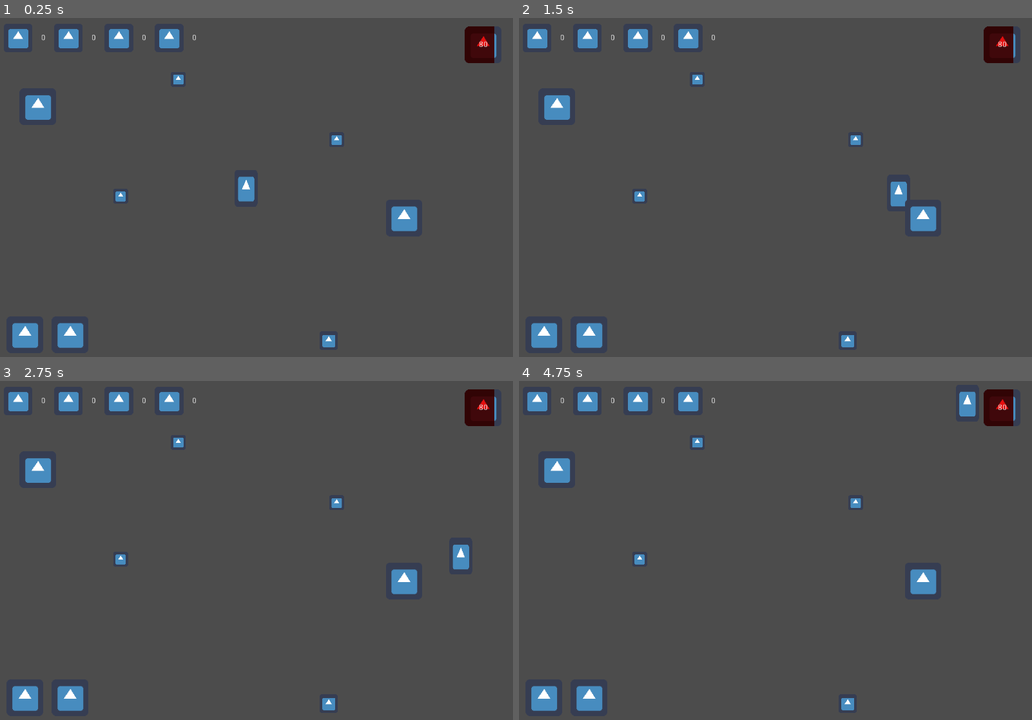
Above: before the commit, frames 1-4 (two rows, left to right).
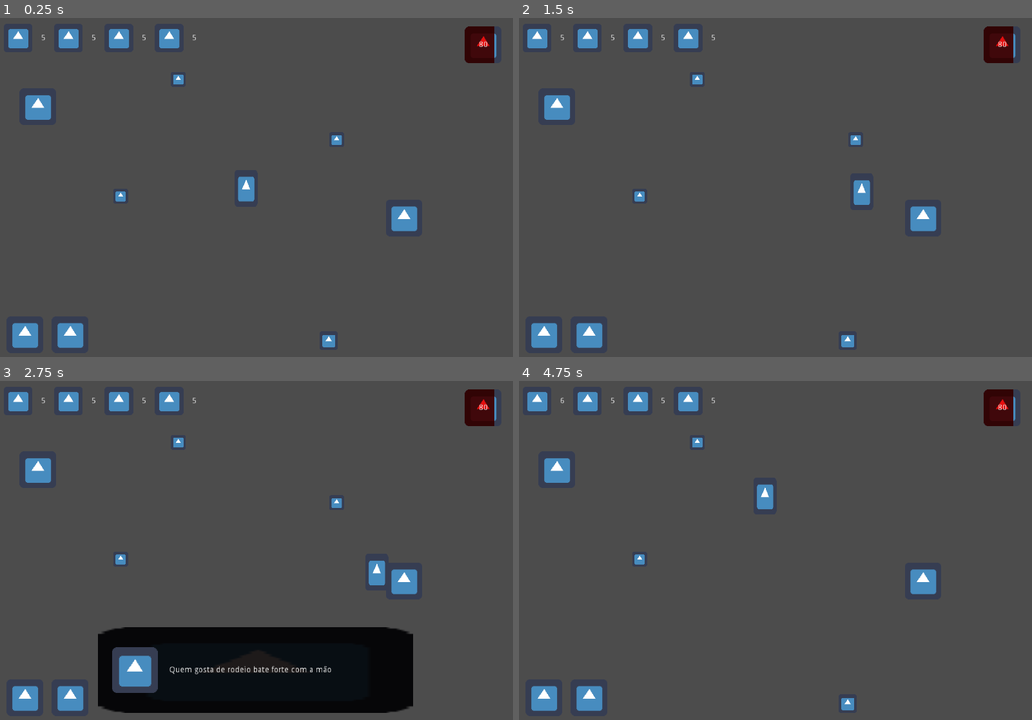
Above: after the commit, the same moments.

Repository: guimafelipe/recycle
Game: Godot game, scene res://Scenes/Teste.tscn
Two runs of this game, one before a commit and one after it. Both use one fixed random seed, a clock stepped at 60 frames per second and the inputs below. The engine's default icon, where the game draws it, is replaced by a stand-in: a white triangle on a blue panel in a dark square.
Inputs (mouse positions are in pixels of both pictures, inside the frame that each line leads up to):
- Up to frame 1 (0.25 s): no input
- Up to frame 2 (1.5 s): tap Enter (ui_accept) at 0.5 s; move the mouse to (888, 173) at 0.52 s; hold D (move_right) 0.53-1.28 s; hold Enter (ui_accept) 0.53-1.28 s; move the mouse to (672, 207) at 1.27 s; hold S (move_down) from 1.28 s (still down); tap E (interact) at 1.35 s
- Up to frame 3 (2.75 s): tap Enter (ui_accept) at 1.52, 1.55, 1.82 s; move the mouse to (307, 475) at 2.02 s; release S (move_down) at 2.03 s; hold D (move_right) from 2.03 s (still down); hold Enter (ui_accept) from 2.03 s (still down)
- Up to frame 4 (4.75 s): move the mouse to (749, 621) at 2.77 s; release D (move_right) at 2.78 s; release Enter (ui_accept) at 2.78 s; hold W (move_up) 2.78-3.53 s; tap E (interact) at 2.85, 4.35 s; tap Enter (ui_accept) at 3.02, 3.05, 3.32, 4.52, 4.55 s; move the mouse to (929, 604) at 3.52 s; hold Enter (ui_accept) 3.53-4.28 s; hold A (move_left) from 3.53 s (still down); move the mouse to (621, 499) at 4.27 s

The runs differ from the first frame. In frame 1, less than 0.1% of the frame differs, in the area x 8-39%, y 4-7%; in frame 2, 0.5%; in frame 3, 15%, in the area x 8-92%, y 4-98%; in frame 4, 0.6%.

Commit message:
adding item implementation

Diff:
--- a/Items/AmuletoDaRessurreição.tres
+++ b/Items/AmuletoDaRessurreição.tres
@@ -7,6 +7,7 @@
 nome = "Amuleto da Ressurreição"
 descricao = "Será que funciona mesmo? Tenho medo de testar."
 id = 14
+tipo = 0
 recursos = {
 0: 0,
 1: 0,
--- a/Items/ArmadilhaDeCaca.tres
+++ b/Items/ArmadilhaDeCaca.tres
@@ -7,6 +7,7 @@
 nome = "Armadilha de Caça"
 descricao = "Sorte que esses monstros são feitos de lixo. Eu não usaria isso em um animalzinho de verdade."
 id = 0
+tipo = 0
 recursos = {
 0: 0,
 1: 0,
--- a/Items/Baldinho.tres
+++ b/Items/Baldinho/Baldinho.tres
@@ -1,7 +1,8 @@
-[gd_resource type="Resource" load_steps=3 format=2]
+[gd_resource type="Resource" load_steps=4 format=2]
 
 [ext_resource path="res://Items/Item.gd" type="Script" id=1]
 [ext_resource path="res://icon.png" type="Texture" id=2]
+[ext_resource path="res://Items/Baldinho/BaldinhoImp.tres" type="Resource" id=3]
 
 [resource]
 script = ExtResource( 1 )
@@ -9,6 +10,8 @@
 nome = "Baldinho de Praia"
 descricao = "Baldinho simples de praia."
 id = 4
+tipo = 0
+implementation = ExtResource( 3 )
 recursos = {
 0: 0,
 1: 3,
--- /dev/null
+++ b/Items/Baldinho/BaldinhoImp.gd
@@ -0,0 +1,8 @@
+extends ItemImplementation
+class_name BaldinhoImp
+
+func on_craft(player_state : PlayerState):
+	player_state.tem_baldinho = true
+
+func on_recycle(player_state : PlayerState):
+	player_state.tem_baldinho = false
--- /dev/null
+++ b/Items/Baldinho/BaldinhoImp.tres
@@ -0,0 +1,6 @@
+[gd_resource type="Resource" load_steps=2 format=2]
+
+[ext_resource path="res://Items/Baldinho/BaldinhoImp.gd" type="Script" id=1]
+
+[resource]
+script = ExtResource( 1 )
--- a/Items/Bussola.tres
+++ b/Items/Bussola.tres
@@ -1,7 +1,8 @@
-[gd_resource type="Resource" load_steps=3 format=2]
+[gd_resource type="Resource" load_steps=4 format=2]
 
 [ext_resource path="res://Items/Item.gd" type="Script" id=1]
 [ext_resource path="res://icon.png" type="Texture" id=2]
+[ext_resource path="res://Items/Baldinho/BaldinhoImp.gd" type="Script" id=3]
 
 [resource]
 script = ExtResource( 1 )
@@ -9,6 +10,8 @@
 nome = "Bussola"
 descricao = "Uma bússola improvisada e funcional."
 id = 3
+tipo = 0
+implementation = ExtResource( 3 )
 recursos = {
 0: 1,
 1: 2,
--- a/Items/EspadaDoReiDesnutrido.tres
+++ b/Items/EspadaDoReiDesnutrido.tres
@@ -9,6 +9,7 @@
 nome = "Expada do Rei Desnutrido"
 descricao = "O Rei desnutrido não conseguia mais carregar sua espada."
 id = 0
+tipo = 0
 recursos = {
 0: 0,
 1: 2,
--- a/Items/Estilingue.tres
+++ b/Items/Estilingue.tres
@@ -7,6 +7,7 @@
 nome = "Estilingue"
 descricao = "Pode não parecer, mas alcança grandes distâncias."
 id = 9
+tipo = 0
 recursos = {
 0: 0,
 1: 0,
--- a/Items/Item.gd
+++ b/Items/Item.gd
@@ -5,6 +5,10 @@
 export(String, MULTILINE) var nome
 export(String, MULTILINE) var descricao
 export(int) var id
+
+export(Enums.Tipo) var tipo
+
+export(Resource) var implementation = implementation as ItemImplementation
 
 export(Dictionary) var recursos = {
 	Enums.RecursoTipo.PAPEL : 0,
@@ -29,12 +33,18 @@
 	player_state.recursos[Enums.RecursoTipo.METAL] -= recursos[Enums.RecursoTipo.METAL]
 	player_state.recursos[Enums.RecursoTipo.VIDRO] -= recursos[Enums.RecursoTipo.VIDRO]
 
+	if implementation:
+		implementation.on_craft(player_state)
+
 
 func do_recycle(player_state : PlayerState) -> void:
 	player_state.recursos[Enums.RecursoTipo.PAPEL] += recycle[Enums.RecursoTipo.PAPEL]
 	player_state.recursos[Enums.RecursoTipo.PLASTICO] += recycle[Enums.RecursoTipo.PLASTICO]
 	player_state.recursos[Enums.RecursoTipo.METAL] += recycle[Enums.RecursoTipo.METAL]
 	player_state.recursos[Enums.RecursoTipo.VIDRO] += recycle[Enums.RecursoTipo.VIDRO]
+
+	if implementation:
+		implementation.on_recycle(player_state)
 
 
 func can_craft(player_state : PlayerState) -> bool:
--- /dev/null
+++ b/Items/ItemImplementation.gd
@@ -0,0 +1,8 @@
+extends Resource
+class_name ItemImplementation
+
+func on_craft(player_state : PlayerState):
+	pass
+
+func on_recycle(player_state : PlayerState):
+	pass
--- a/Items/Lanca.tres
+++ b/Items/Lanca.tres
@@ -8,6 +8,7 @@
 descricao = "Com isso posso cutucar os montros de mais longe.
 Mas é melhor evitar dragões adormecidos."
 id = 0
+tipo = 0
 recursos = {
 0: 0,
 1: 0,
--- a/Items/Manopla.tres
+++ b/Items/Manopla.tres
@@ -7,6 +7,7 @@
 nome = "Manopla do Rei Desnutrido"
 descricao = "Uma manopla pesada e ameaçadora. Deve ser por isso que o Rei não conseguia comer."
 id = 11
+tipo = 0
 recursos = {
 0: 0,
 1: 0,
--- a/Items/Mapa.tres
+++ b/Items/Mapa.tres
@@ -9,6 +9,7 @@
 nome = "Mapinha"
 descricao = "Um mapa improvisado,"
 id = 2
+tipo = 0
 recursos = {
 0: 2,
 1: 0,
--- a/Items/Oculos.tres
+++ b/Items/Oculos.tres
@@ -9,6 +9,7 @@
 nome = "Óculos do seu grau"
 descricao = "Um óculos feito de material reciclado!"
 id = 1
+tipo = 0
 recursos = {
 0: 0,
 1: 3,
--- a/Items/PegadorDeFrutas.tres
+++ b/Items/PegadorDeFrutas.tres
@@ -7,6 +7,7 @@
 nome = "Pegador de frutas"
 descricao = "Uma haste longa com uma redinha na ponta. Perfeita para alcançar a copa das árvores."
 id = 6
+tipo = 0
 recursos = {
 0: 0,
 1: 0,
--- a/Items/Ponte.tres
+++ b/Items/Ponte.tres
@@ -7,6 +7,7 @@
 nome = "Ponte"
 descricao = "É, uma ponte. Deve ser útil em uma ilha desconhecida."
 id = 12
+tipo = 0
 recursos = {
 0: 0,
 1: 0,
--- a/Items/RedeDeArremesso.tres
+++ b/Items/RedeDeArremesso.tres
@@ -7,6 +7,7 @@
 nome = "Rede de Arremesso"
 descricao = "Ótima para frear o avanço de monstros. Só não deixe chegar ao mar."
 id = 5
+tipo = 0
 recursos = {
 0: 0,
 1: 0,
--- a/Items/SapatosDeCorrida.tres
+++ b/Items/SapatosDeCorrida.tres
@@ -7,6 +7,7 @@
 nome = "Sapatos de Corrida"
 descricao = "Parecem bem velozes."
 id = 8
+tipo = 0
 recursos = {
 0: 0,
 1: 0,
--- a/Scenes/Amdre/Amdre.gd
+++ b/Scenes/Amdre/Amdre.gd
@@ -2,10 +2,6 @@
 class_name Amdre
 
 export(Resource) var player_state = player_state as PlayerState
-
-export(float) var MAX_SPEED = 300
-export(float) var ACCELERATION = 400
-export(float) var FRICTION = 500
 
 var to_interact = null
 
@@ -13,6 +9,7 @@
 
 func _ready():
 	pass
+
 
 func _physics_process(delta):
 	if player_state.game_state == Enums.GameState.FREE:
@@ -33,9 +30,9 @@
 	var input_vector = Vector2(dx, dy).normalized()
 
 	if input_vector != Vector2.ZERO:
-		velocity = velocity.move_toward(input_vector * MAX_SPEED, ACCELERATION * delta)
+		velocity = velocity.move_toward(input_vector * player_state.MAX_SPEED, player_state.ACCELERATION * delta)
 	else:
-		velocity = velocity.move_toward(Vector2.ZERO, FRICTION*delta)
+		velocity = velocity.move_toward(Vector2.ZERO, player_state.FRICTION*delta)
 
 	velocity = move_and_slide(velocity)
 
--- a/Scenes/Amdre/Amdre.tscn
+++ b/Scenes/Amdre/Amdre.tscn
@@ -11,7 +11,6 @@
 [node name="Amdre" type="KinematicBody2D"]
 script = ExtResource( 1 )
 player_state = ExtResource( 3 )
-FRICTION = 900.0
 
 [node name="CollisionShape2D" type="CollisionShape2D" parent="."]
 shape = SubResource( 1 )
@@ -20,5 +19,3 @@
 position = Vector2( -4.76837e-07, 0 )
 scale = Vector2( 0.631299, 1 )
 texture = ExtResource( 2 )
-
-[node name="Items" type="Node" parent="."]
--- a/Scenes/Inimigos/Tatu.gd
+++ b/Scenes/Inimigos/Tatu.gd
@@ -43,8 +43,6 @@
 		$BouncingTimer.set_paused(true)
 		$RecuperandoTimer.set_paused(true)
 		return
-
-	print(str(state))
 
 	if state == States.IDLE:
 		idle()
--- a/Scenes/Teste.tscn
+++ b/Scenes/Teste.tscn
@@ -12,8 +12,6 @@
 
 [node name="Amdre" parent="." instance=ExtResource( 1 )]
 position = Vector2( 433.413, 297.342 )
-MAX_SPEED = 400.0
-ACCELERATION = 566.0
 
 [node name="Papel" parent="." instance=ExtResource( 2 )]
 position = Vector2( 314.98, 107.093 )
--- a/Singletons/Enums.gd
+++ b/Singletons/Enums.gd
@@ -3,3 +3,5 @@
 enum RecursoTipo {PAPEL, PLASTICO, METAL, VIDRO}
 
 enum GameState {FREE, CUTSCENE, MAQUINA, DIALOG}
+
+enum Tipo {NEUTRO, ESQUERDA, DIREITA}
--- a/Singletons/PlayerState.gd
+++ b/Singletons/PlayerState.gd
@@ -3,7 +3,7 @@
 
 export(Dictionary) var items_disponiveis
 
-var recursos := {
+export(Dictionary) var recursos := {
 		Enums.RecursoTipo.PAPEL: 0,
 		Enums.RecursoTipo.PLASTICO: 0,
 		Enums.RecursoTipo.METAL: 0,
@@ -14,3 +14,10 @@
 
 export(int) var hp := 80
 export(int) var max_hp := 100
+export(int) var dano := 20
+
+export(float) var MAX_SPEED = 300
+export(float) var ACCELERATION = 400
+export(float) var FRICTION = 500
+
+export(bool) var tem_baldinho = false
--- a/Singletons/PlayerState.tres
+++ b/Singletons/PlayerState.tres
@@ -6,7 +6,7 @@
 script = ExtResource( 1 )
 items_disponiveis = {
 Resource( "res://Items/SapatosDeCorrida.tres" ): false,
-Resource( "res://Items/Baldinho.tres" ): false,
+Resource( "res://Items/Baldinho/Baldinho.tres" ): false,
 Resource( "res://Items/Mapa.tres" ): false,
 Resource( "res://Items/Bussola.tres" ): false,
 Resource( "res://Items/PegadorDeFrutas.tres" ): false,
@@ -17,5 +17,16 @@
 Resource( "res://Items/Estilingue.tres" ): false,
 Resource( "res://Items/Oculos.tres" ): true
 }
+recursos = {
+0: 5,
+1: 5,
+2: 5,
+3: 5
+}
 hp = 80
 max_hp = 100
+dano = 20
+MAX_SPEED = 300.0
+ACCELERATION = 400.0
+FRICTION = 500.0
+tem_baldinho = false
--- a/project.godot
+++ b/project.godot
@@ -14,6 +14,11 @@
 "language": "GDScript",
 "path": "res://Scenes/Amdre/Amdre.gd"
 }, {
+"base": "ItemImplementation",
+"class": "BaldinhoImp",
+"language": "GDScript",
+"path": "res://Items/Baldinho/BaldinhoImp.gd"
+}, {
 "base": "MarginContainer",
 "class": "CraftItemUI",
 "language": "GDScript",
@@ -28,6 +33,11 @@
 "class": "Item",
 "language": "GDScript",
 "path": "res://Items/Item.gd"
+}, {
+"base": "Resource",
+"class": "ItemImplementation",
+"language": "GDScript",
+"path": "res://Items/ItemImplementation.gd"
 }, {
 "base": "Resource",
 "class": "PlayerState",
@@ -51,9 +61,11 @@
 } ]
 _global_script_class_icons={
 "Amdre": "",
+"BaldinhoImp": "",
 "CraftItemUI": "",
 "Dialogue": "",
 "Item": "",
+"ItemImplementation": "",
 "PlayerState": "",
 "Recurso": "",
 "RecursoNode": "",
Not shown: 2 places in Scenes/Inimigos/Inimigo.tscn that only renumber resources
